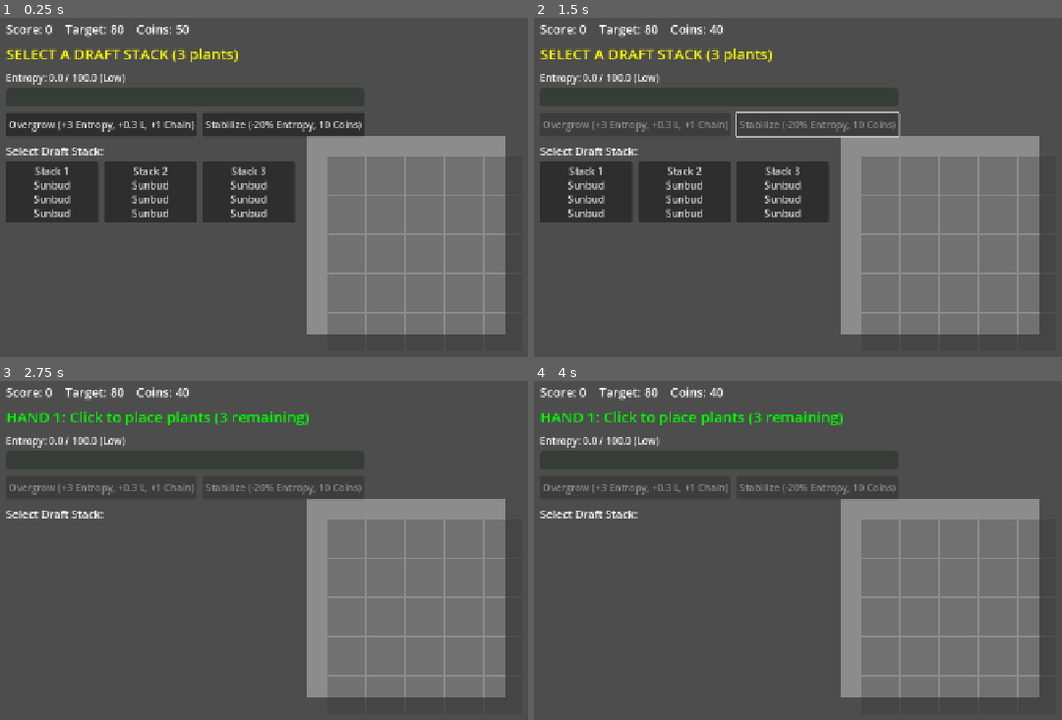
Above: before the commit, frames 1-4 (two rows, left to right).
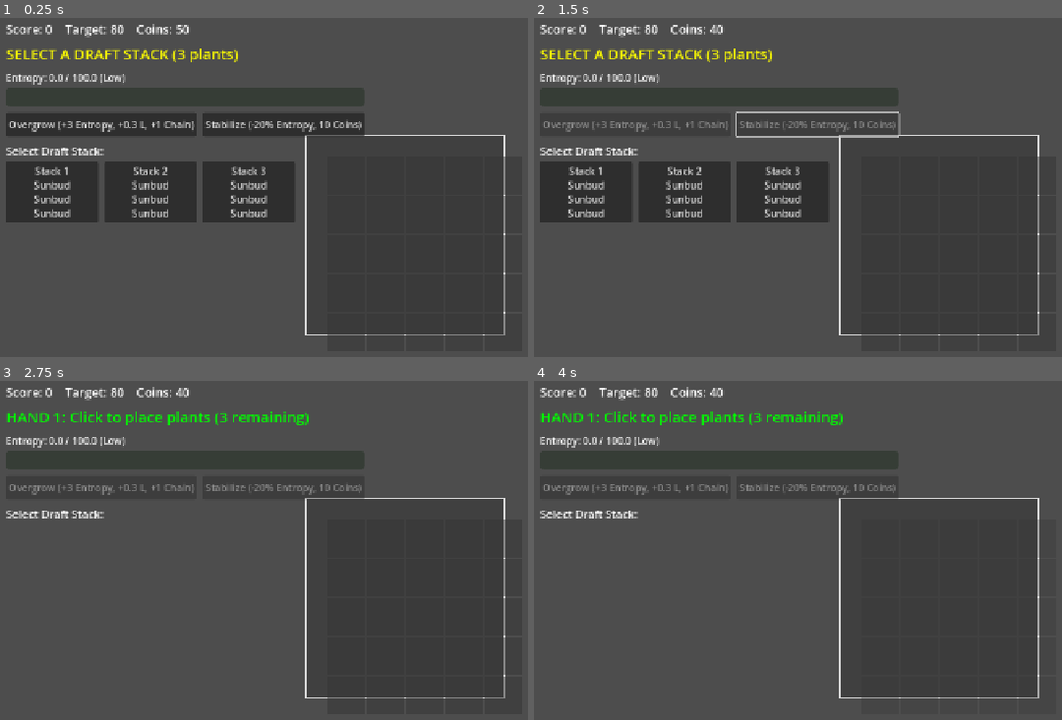
Above: after the commit, the same moments.

Repository: missgun03/garden-of-odds
Game: Godot game, scene res://scenes/Main.tscn
Same seed, same stepped clock (60 frames per second), same inputs: the game is played once before the commit and once after it.
Inputs (mouse positions are in pixels of both pictures, inside the frame that each line leads up to):
- Up to frame 1 (0.25 s): no input
- Up to frame 2 (1.5 s): click "Overgrow (+3 Entropy, +0.3 L,…" at 0.5 s; click "Stabilize (-20% Entropy, 10 C…" at 1.25 s
- Up to frame 3 (2.75 s): click "Stack 1 Sunbud Sunbud Sunbud" at 2 s
- Up to frame 4 (4 s): tap Enter at 2.75, 3.5 s; move the mouse to (outside the picture) at 2.77 s; click (outside the picture) at 2.92 s; move the mouse to (771, 621) at 3.52 s; click (771, 621) at 3.67 s

The runs differ from the first frame. In frame 1, 22% of the frame differs, in the area x 57-96%, y 34-94%; in frame 2, 22%; in frame 3, 22%; in frame 4, 22%.

Commit message:
fix: Fix border size and prevent hover preview outside board
Problems reported by user:
1. Border ไม่พอดีกับ grid
2. Hover preview (สีเขียว) แสดงแม้นอกกระดาน (Grid 5, 6, etc)

Fixes:
1. Board: ปรับ border ให้พอดีกับ grid
   - Border size: grid_size * cell_size + thickness * 2
   - 5 * 64 + 3 * 2 = 326px (พอดี)
   - เพิ่ม background ดำข้างในเพื่อให้เห็นขอบชัดขึ้น

2. Main: แก้ hover preview ไม่ให้แสดงนอกกระดาน
   - เช็ค is_position_valid() ก่อน show_placeholder()
   - ตอนนี้ Grid (5, 1) จะไม่แสดง preview เขียวแล้ว

Test case:
- Mouse ที่ Grid (5, 1) → ไม่มี hover preview ✓
- Mouse ที่ Grid (4, 0) ขอบนอก → ไม่มี hover preview ✓
- Mouse ที่ Grid (0-4, 0-4) → มี hover preview ✓

Diff:
--- a/scripts/Board.gd
+++ b/scripts/Board.gd
@@ -21,13 +21,22 @@
 
 ## สร้าง visual grid
 func _setup_grid_visuals() -> void:
-	# สร้าง border รอบกระดาน
+	# สร้าง border รอบกระดาน (พอดีกับ grid)
 	var border = ColorRect.new()
-	border.size = Vector2(grid_size * cell_size + 4, grid_size * cell_size + 4)
-	border.position = Vector2(-2, -2)
-	border.color = Color(0.8, 0.8, 0.8, 0.5)
+	var border_thickness = 3.0
+	border.size = Vector2(grid_size * cell_size + border_thickness * 2, grid_size * cell_size + border_thickness * 2)
+	border.position = Vector2(-border_thickness, -border_thickness)
+	border.color = Color(1.0, 1.0, 1.0, 0.8)  # สีขาวชัดขึ้น
 	border.mouse_filter = Control.MOUSE_FILTER_IGNORE
 	add_child(border)
+
+	# สร้าง background ดำข้างใน
+	var bg = ColorRect.new()
+	bg.size = Vector2(grid_size * cell_size, grid_size * cell_size)
+	bg.position = Vector2(0, 0)
+	bg.color = Color(0.1, 0.1, 0.1, 0.8)
+	bg.mouse_filter = Control.MOUSE_FILTER_IGNORE
+	add_child(bg)
 
 	# สร้าง grid cells
 	for x in range(grid_size):
@@ -36,7 +45,7 @@
 			var rect = ColorRect.new()
 			rect.size = Vector2(cell_size - 2, cell_size - 2)
 			rect.position = _grid_to_world(pos)
-			rect.color = Color(0.2, 0.2, 0.2, 0.3)
+			rect.color = Color(0.2, 0.2, 0.2, 0.5)
 			rect.mouse_filter = Control.MOUSE_FILTER_IGNORE
 			add_child(rect)
 			placeholders[pos] = rect
--- a/scripts/Main.gd
+++ b/scripts/Main.gd
@@ -223,9 +223,10 @@
 		for y in range(board.grid_size):
 			board.show_placeholder(Vector2i(x, y), false)
 
-	# แสดง placeholder ใหม่
-	if board.is_position_valid(grid_pos) and board.is_position_empty(grid_pos):
-		board.show_placeholder(grid_pos, true)
+	# แสดง placeholder ใหม่ **เฉพาะ** ถ้า valid และว่าง
+	if board.is_position_valid(grid_pos):
+		if board.is_position_empty(grid_pos):
+			board.show_placeholder(grid_pos, true)
 
 ## วางพืชที่ตำแหน่ง mouse (สำหรับ testing)
 func _try_place_plant_at_mouse(mouse_pos: Vector2) -> void:
